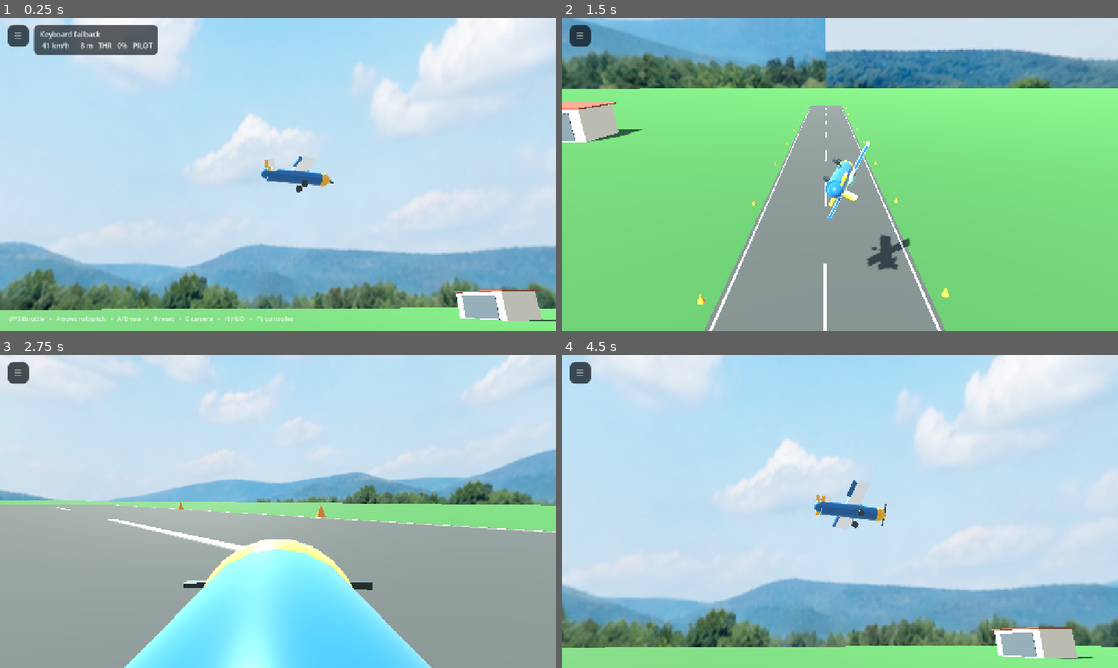
Above: before the commit, frames 1-4 (two rows, left to right).
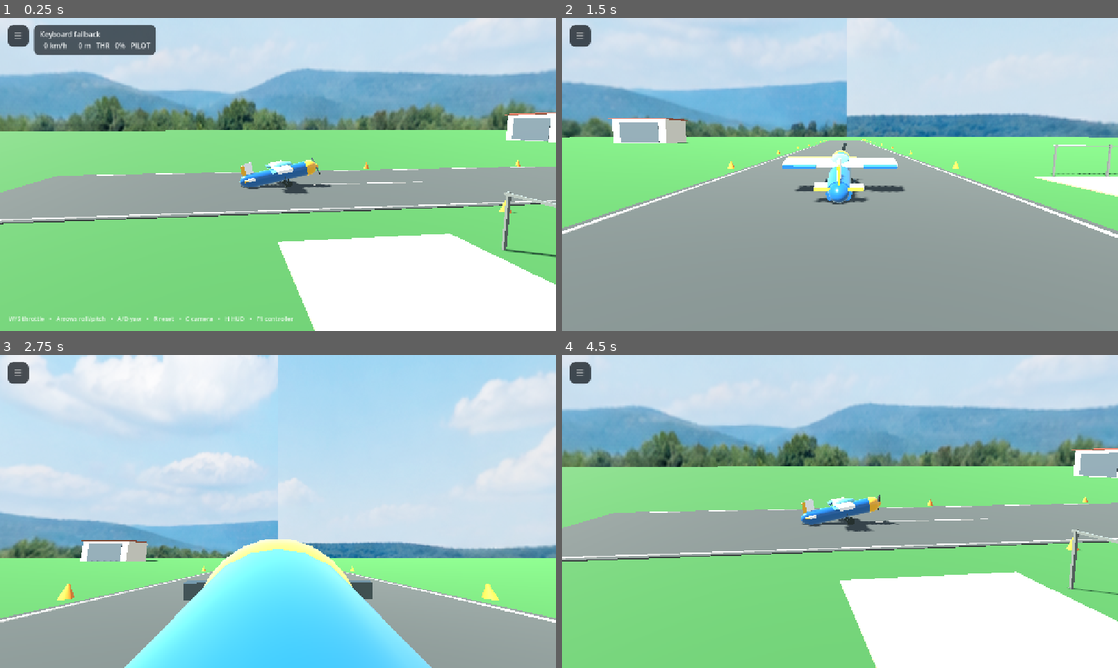
Above: after the commit, the same moments.

Repository: mwalach76/Altitude-Unknown-RC-Flight-Simulator
Game: Godot game, scene res://src/main.tscn
Same seed, same stepped clock (60 frames per second), same inputs: the game is played once before the commit and once after it.
Inputs:
- Up to frame 1 (0.25 s): no input
- Up to frame 2 (1.5 s): tap Enter at 0.5 s; hold Right (roll_right) 0.53-1.28 s; tap C (change_camera) at 0.6 s; hold Down (pitch_down) from 1.28 s (still down); tap H at 1.35 s
- Up to frame 3 (2.75 s): release Down (pitch_down) at 2.03 s; hold Right (roll_right) from 2.03 s (still down); tap C (change_camera) at 2.1 s
- Up to frame 4 (4.5 s): release Right (roll_right) at 2.78 s; hold Up (pitch_up) 2.78-3.53 s; tap H at 2.85, 4.35 s; hold Left (roll_left) from 3.53 s (still down); tap C (change_camera) at 3.6 s; tap R (reset_aircraft) at 4.15 s

The runs differ from the first frame. In frame 1, 87% of the frame differs, in the area x 0-100%, y 0-100%; in frame 2, 67%; in frame 3, 46%; in frame 4, 87%.

Commit message:
Start trainer from runway with realistic CG

Diff:
--- a/src/aircraft/fixed_wing.gd
+++ b/src/aircraft/fixed_wing.gd
@@ -3,6 +3,10 @@
 
 const AIR_DENSITY := 1.225
 const VISUAL_SCALE := 1.65
+const WING_CENTER_Z := -0.08 * VISUAL_SCALE
+const WING_CHORD := 0.36 * VISUAL_SCALE
+const RUNWAY_SPAWN := Vector3(0, 0.55, 18.0)
+const GROUND_ATTITUDE_DEG := 12.0
 
 var config := TrainerConfig.new()
 var controls: ControllerManager
@@ -24,6 +28,15 @@
 	mass = config.mass_kg
 	linear_damp = 0.02
 	angular_damp = 0.12
+	# The rigid body's custom mass center is measured in model-local space.
+	# With -Z forward, the leading edge is the wing's most-negative Z point.
+	var wing_leading_edge := WING_CENTER_Z - WING_CHORD * 0.5
+	center_of_mass_mode = RigidBody3D.CENTER_OF_MASS_MODE_CUSTOM
+	center_of_mass = Vector3(0, 0, wing_leading_edge + WING_CHORD * config.cg_fraction_chord)
+	var rolling_material := PhysicsMaterial.new()
+	rolling_material.friction = 0.16
+	rolling_material.bounce = 0.02
+	physics_material_override = rolling_material
 	_build_geometry()
 
 func _process(delta: float) -> void:
@@ -67,10 +80,12 @@
 func reset_aircraft() -> void:
 	crashed = false
 	freeze = true
-	global_transform = Transform3D(Basis.IDENTITY, Vector3(0, 8.0, 18.0))
-	linear_velocity = -global_transform.basis.z * 12.0
+	var ground_basis := Basis(Vector3.RIGHT, deg_to_rad(GROUND_ATTITUDE_DEG))
+	global_transform = Transform3D(ground_basis, RUNWAY_SPAWN)
+	linear_velocity = Vector3.ZERO
 	angular_velocity = Vector3.ZERO
 	freeze = false
+	sleeping = false
 
 func _apply_expo(input_value: float) -> float:
 	return lerpf(input_value, input_value * input_value * input_value, config.control_expo)
@@ -109,11 +124,13 @@
 	_add_box_to(propeller, Vector3.ZERO, Vector3(0.055, 0.60, 0.025) * VISUAL_SCALE, dark)
 	_add_sphere_to(propeller, Vector3.ZERO, Vector3(0.08, 0.08, 0.06) * VISUAL_SCALE, trim_orange)
 
-	var collision := CollisionShape3D.new()
-	var shape := BoxShape3D.new()
-	shape.size = Vector3(1.7, 0.28, 1.5)
-	collision.shape = shape
-	add_child(collision)
+	# Keep the aerodynamic body origin independent of the contact geometry.
+	# Three wheel contact shapes let the trainer sit on the runway instead of
+	# hovering on the old fuselage-sized collision box.
+	_add_box_collision(Vector3(0, 0, 0.02) * VISUAL_SCALE, Vector3(0.34, 0.30, 1.50) * VISUAL_SCALE)
+	_add_sphere_collision(Vector3(-0.23, -0.25, -0.18) * VISUAL_SCALE, 0.095 * VISUAL_SCALE)
+	_add_sphere_collision(Vector3(0.23, -0.25, -0.18) * VISUAL_SCALE, 0.095 * VISUAL_SCALE)
+	_add_sphere_collision(Vector3(0, -0.10, 0.75) * VISUAL_SCALE, 0.035 * VISUAL_SCALE)
 
 func _surface(pos: Vector3, size: Vector3, material: Material) -> Node3D:
 	var pivot := Node3D.new()
@@ -169,3 +186,19 @@
 	instance.position = pos
 	instance.scale = scale_value
 	parent.add_child(instance)
+
+func _add_box_collision(pos: Vector3, size: Vector3) -> void:
+	var collision := CollisionShape3D.new()
+	var shape := BoxShape3D.new()
+	shape.size = size
+	collision.shape = shape
+	collision.position = pos
+	add_child(collision)
+
+func _add_sphere_collision(pos: Vector3, radius: float) -> void:
+	var collision := CollisionShape3D.new()
+	var shape := SphereShape3D.new()
+	shape.radius = radius
+	collision.shape = shape
+	collision.position = pos
+	add_child(collision)
--- a/src/aircraft/trainer_config.gd
+++ b/src/aircraft/trainer_config.gd
@@ -5,6 +5,7 @@
 @export var wing_area_m2 := 0.52
 @export var wing_span_m := 1.65
 @export var mean_chord_m := 0.32
+@export_range(0.20, 0.45, 0.01) var cg_fraction_chord := 0.33
 @export var max_thrust_n := 22.0
 @export var cl_zero := 0.22
 @export var cl_alpha_per_rad := 4.5
Not shown, changed: README.md
